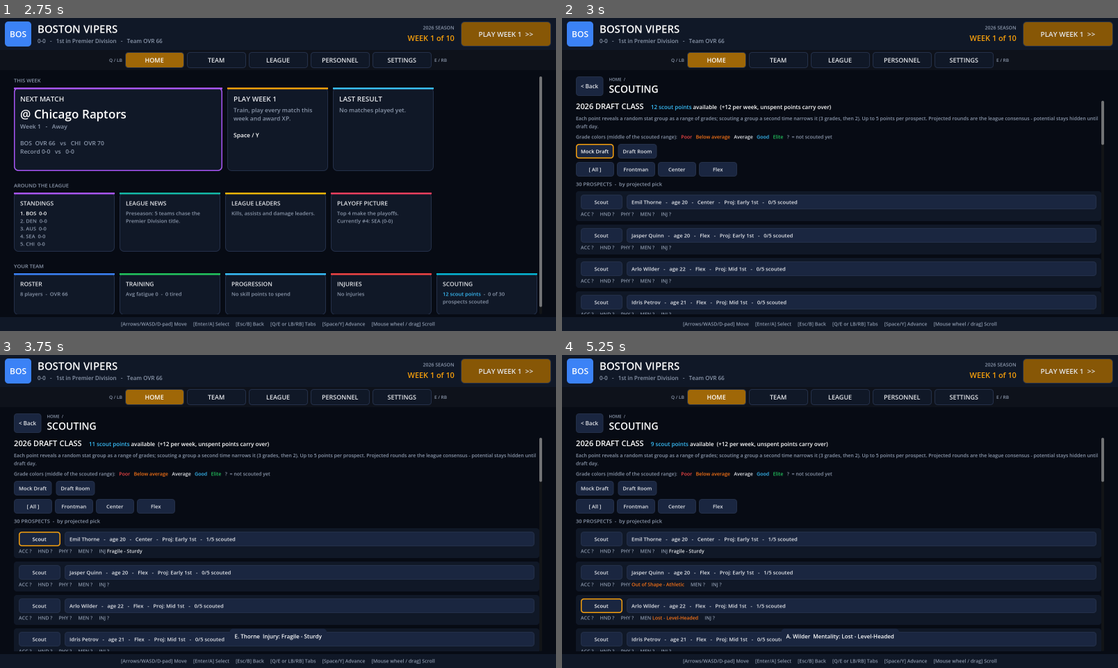
Above: before the commit, frames 1-4 (two rows, left to right).
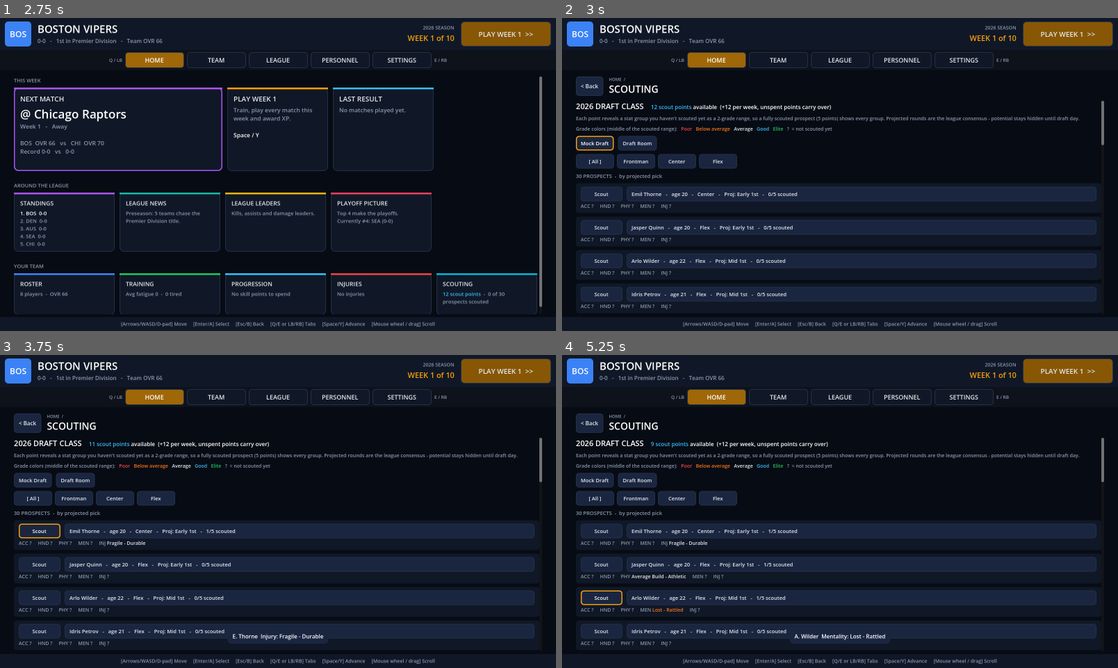
Above: after the commit, the same moments.

Repository: ncpawlak/SquadGame
Game: Godot game, scene res://scenes/franchise.tscn
Same seed, same stepped clock (60 frames per second), same inputs: the game is played once before the commit and once after it.
Inputs (mouse positions are in pixels of both pictures, inside the frame that each line leads up to):
- Up to frame 1 (2.75 s): click "New Franchise" at 0.5 s; click "Reroll League" at 1.25 s; click (66, 118) at 2.02 s
- Up to frame 2 (3 s): click (1051, 293) at 2.75 s
- Up to frame 3 (3.75 s): click "Scout" at 3.5 s
- Up to frame 4 (5.25 s): click "Scout" at 4.25 s; click "Scout" at 5 s

Frame 1 is identical in both runs. In frame 2, 22% of the frame differs, in the area x 2-98%, y 31-95%; in frame 3, 22%; in frame 4, 22%.

Commit message:
Scouting: 2-grade ranges, cover every group before repeating
Co-authored-by: Copilot App <223556219+Copilot@users.noreply.github.com>

Diff:
--- a/scripts/season/draft.gd
+++ b/scripts/season/draft.gd
@@ -19,7 +19,7 @@
 const POINTS_PER_WEEK := 12
 const MAX_POINTS_PER_PROSPECT := 5
 ## Window width (in tiers) after the 1st and 2nd scout of a group.
-const WINDOW_WIDTHS := [3, 2]
+const WINDOW_WIDTHS := [2, 1]
 ## Group rating thresholds for tiers 1..4 (tier 0 is below the first).
 const TIER_THRESHOLDS := [50, 60, 70, 80]
 const TIER_COUNT := 5
@@ -114,6 +114,8 @@
 	if window == null:
 		return "?"
 	var w: Vector2i = window
+	if w.x == w.y:
+		return tier_name(group, w.x)
 	return "%s - %s" % [tier_name(group, w.x), tier_name(group, w.y)]
 
 
@@ -123,13 +125,16 @@
 	return scout_points > 0 and p.is_available() and not p.fully_scouted()
 
 
-## Spends one scout point: picks a random group that can still be narrowed and reveals a
+## Spends one scout point: picks a random group (unscouted groups first) and reveals a
 ## window of WINDOW_WIDTHS[n] tiers containing the true tier, inside any earlier window.
 ## Returns the group scouted, or &"" if not allowed.
 func scout(p: Prospect) -> StringName:
 	if not can_scout(p):
 		return &""
 	var options := p.scoutable_groups()
+	var fresh := options.filter(func(x): return not p.scouts.has(x))
+	if not fresh.is_empty():
+		options = fresh
 	var g: StringName = options[_rng.randi_range(0, options.size() - 1)]
 	var n: int = p.scouts.get(g, 0)
 	var width: int = WINDOW_WIDTHS[n]
--- a/scripts/ui/franchise/franchise_pages.gd
+++ b/scripts/ui/franchise/franchise_pages.gd
@@ -859,7 +859,7 @@
 	var v := _vbox(10)
 	v.add_child(UiKit.rich("[font_size=22][color=white]%d DRAFT CLASS[/color][/font_size]     [color=#38bdf8]%d scout points[/color] available  (+%d per week, unspent points carry over)" % [
 		d.year, d.scout_points, Draft.POINTS_PER_WEEK], 16))
-	var help := UiKit.label("Each point reveals a random stat group as a range of grades; scouting a group a second time narrows it (3 grades, then 2). Up to %d points per prospect. Projected rounds are the league consen …(96 unchanged characters)…
+	var help := UiKit.label("Each point reveals a stat group you haven't scouted yet as a 2-grade range, so a fully scouted prospect (%d points) shows every group. Projected rounds are the league consen …(96 unchanged characters)…
 	help.autowrap_mode = TextServer.AUTOWRAP_WORD_SMART
 	v.add_child(help)
 	v.add_child(_grade_legend())
--- a/tests/season_tests.gd
+++ b/tests/season_tests.gd
@@ -414,6 +414,9 @@
 			var t := p.true_tier(g)
 			check(t >= w.x and t <= w.y, "window contains true tier")
 		check(used == Draft.MAX_POINTS_PER_PROSPECT and p.points == used, "5 points per prospect")
+		check(p.reveals.size() == Stats.GROUP_ORDER.size(), "full scout covers every group")
+		for g2 in p.reveals:
+			check(p.reveals[g2].y - p.reveals[g2].x == 1, "full scout: 2-grade range per group")
 		check(d.scout(p) == &"", "can't scout past max")
 	check(d.scout_points == 1000 - Draft.CLASS_SIZE * Draft.MAX_POINTS_PER_PROSPECT, "points spent")
 	# Narrowing stays inside the previous window.
Not shown, changed: README.md
